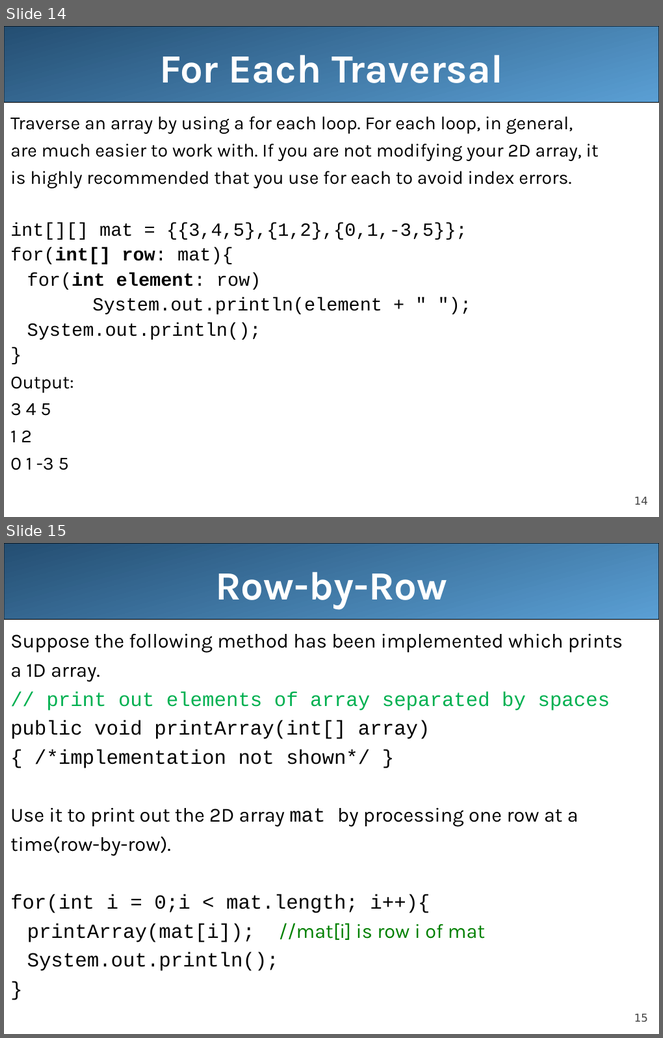
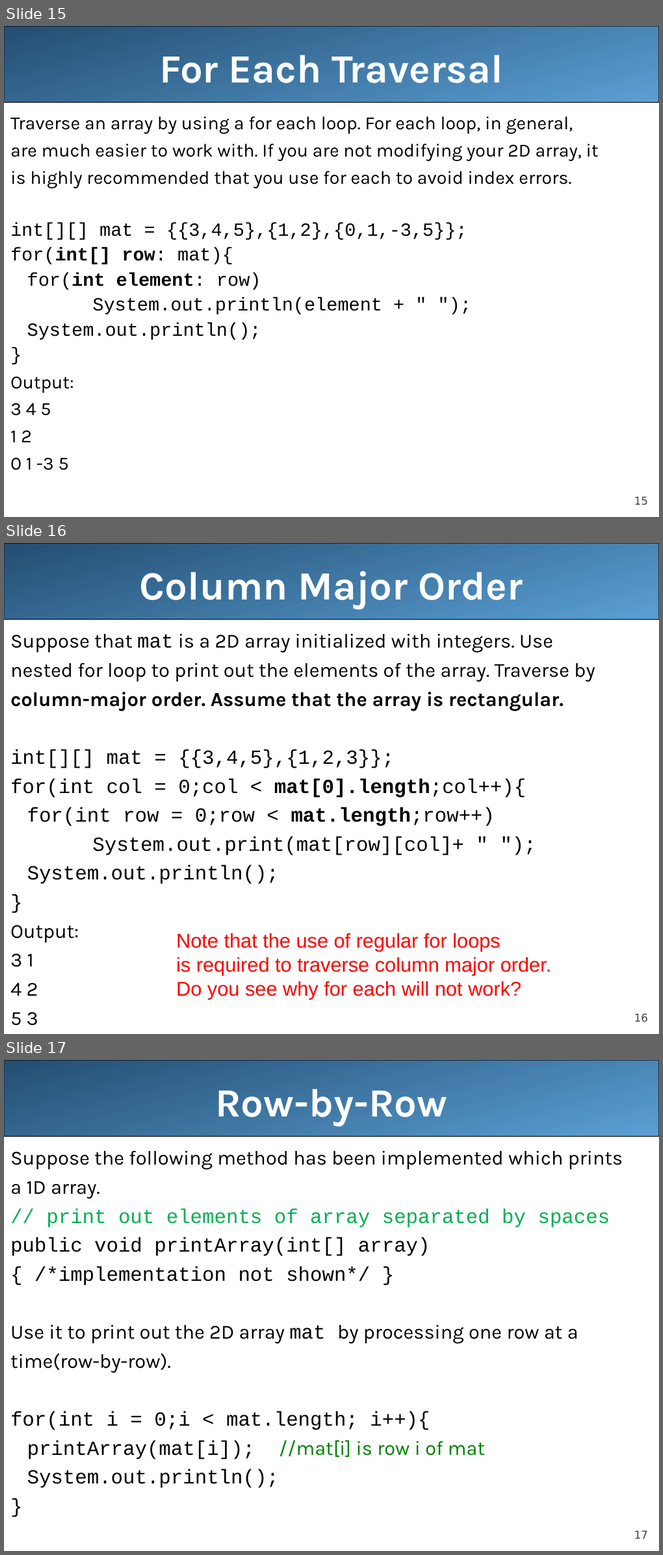
Before and after one commit to LongBaoNguyen/longbaonguyen.github.io, a slide deck: courses/apcsa/lecture20.ppt. Shown one above the other, each under a label of ours: slides 14 and 15 before the commit, slides 15, 16 and 17 after it. The pictures are 663x1038 and 663x1555 pixels, drawn with LibreOffice and Linux fonts; fonts in the diff are those of the drawing. Boxes give left, top, right and bottom in pixels: in the first picture for what was removed or moved away, otherwise in the second. Text is boxed around its words. In the diff, an @@ line names an element or a change of style, - is before the commit and + after.

```diff
--- a/courses/apcsa/lecture20.ppt
+++ b/courses/apcsa/lecture20.ppt
@@ slide 16 added at (x1=4, y1=543, x2=659, y2=1034), background #FFFFFF; not listed: 2 template elements that a slide beside it also shows @@
@@ title added at (x1=140, y1=571, x2=523, y2=609), 44 pt, text #FFFFFF, bold @@
+Column Major Order
@@ text added at (x1=10, y1=634, x2=596, y2=1026), 22 pt, text #000000 @@
+Suppose that mat is a 2D array initialized with integers. Use
+nested for loop to print out the elements of the array. Traverse by
+column-major order. Assume that the array is rectangular.
+int[][] mat = {{3,4,5},{1,2,3}};
+for(int col = 0;col < mat[0].length;col++){
+for(int row = 0;row < mat.length;row++)
+System.out.print(mat[row][col]+ " ");
+System.out.println();
+}
+Output:
+3 1
+4 2
+5 3
@@ text added at (x1=176, y1=933, x2=552, y2=1000), 22 pt, text #FF0000 @@
+Note that the use of regular for loops
+is required to traverse column major order.
+Do you see why for each will not work?
@@ what was slide 14 is now slide 15 @@
@@ page number at (x1=634, y1=497, x2=648, y2=505): text changed @@
-14
+15
@@ what was slide 15 is now slide 17 @@
@@ page number at (x1=634, y1=1531, x2=648, y2=1539): text changed @@
-15
+17
```
Also in this commit, not shown: 4 slides changed, 3 other slides added, 21 other files.
